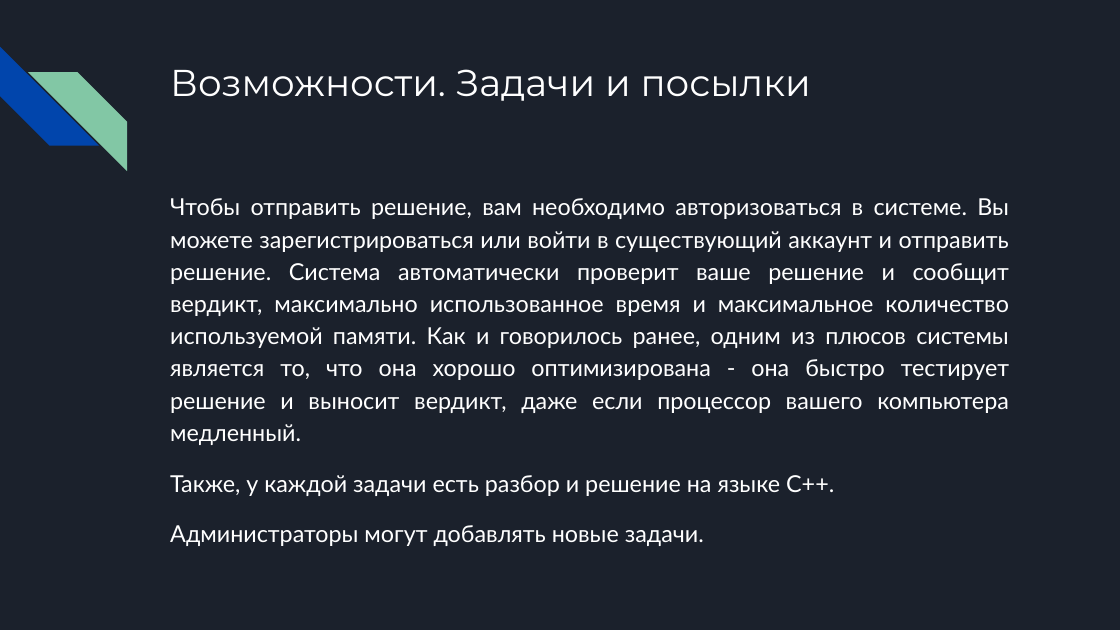
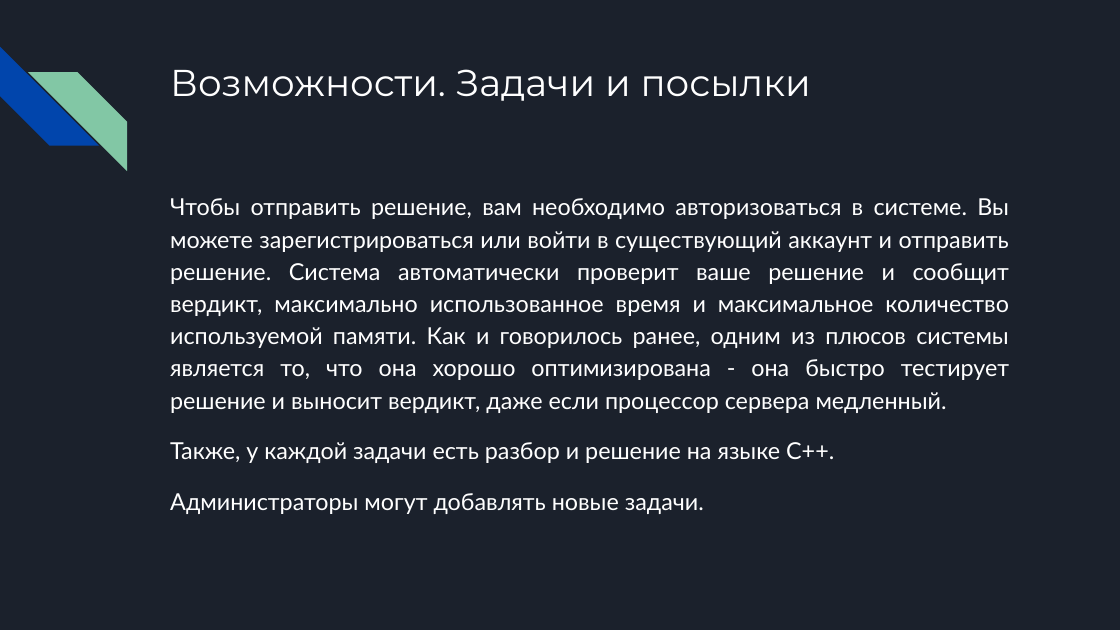
Before and after one commit to spike1236/WnSOJ, a slide deck: slide 6 of presentation_ru.pptx. Drawn at 1120x630 pixels with LibreOffice and Linux fonts; fonts in the diff are those of the drawing. Boxes give left, top, right and bottom in pixels: in the first picture for what was removed or moved away, otherwise in the second. Text is boxed around its words. In the diff, an @@ line names an element or a change of style, - is before the commit and + after.

```diff
--- a/presentation_ru.pptx
+++ b/presentation_ru.pptx
@@ text at (170, 198, 1009, 413): text changed @@
-Чтобы отправить решение, вам необходимо авторизоваться в системе. Вы можете зарегистрироваться или войти в существующий аккаунт и отправить решение. Система автоматически проверит ваше решение и сообщит вердикт, максимально использованное время и максимальное количество используемой памяти. Как и говорилось ранее, одним из плюсов системы является то, что она хорошо оптимизирована - она быстро тестирует решение и выносит вердикт, даже если процессор вашего компьютера медленный.
+Чтобы отправить решение, вам необходимо авторизоваться в системе. Вы можете зарегистрироваться или войти в существующий аккаунт и отправить решение. Система автоматически проверит ваше решение и сообщит вердикт, максимально использованное время и максимальное количество используемой памяти. Как и говорилось ранее, одним из плюсов системы является то, что она хорошо оптимизирована - она быстро тестирует решение и выносит вердикт, даже если процессор сервера медленный.
```
Also in this commit, not shown: 2 other slides changed, 3 other files.
